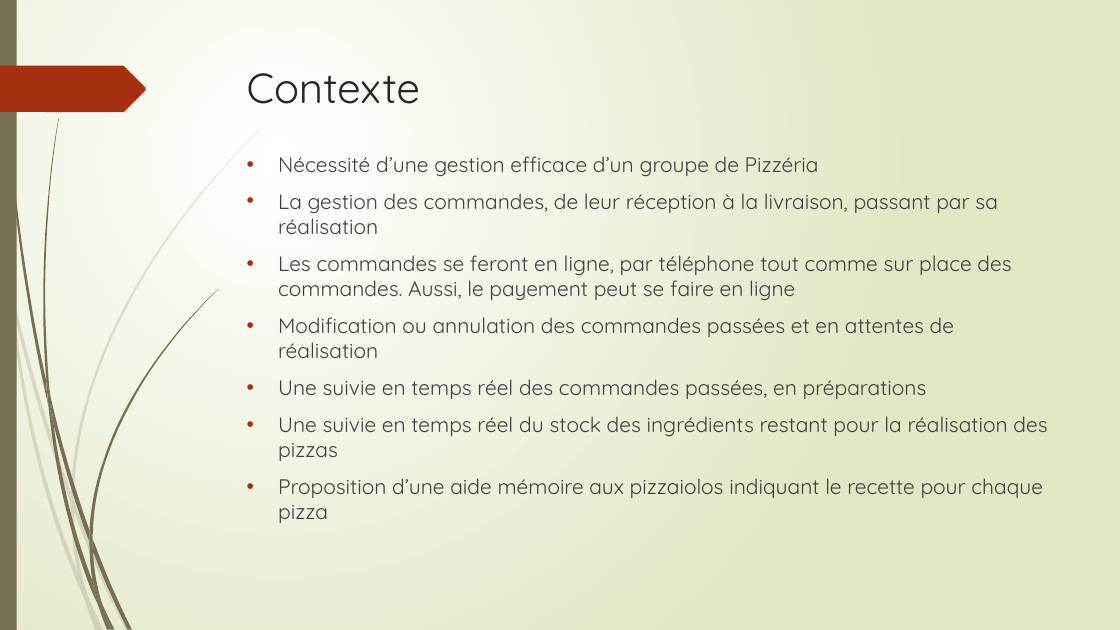
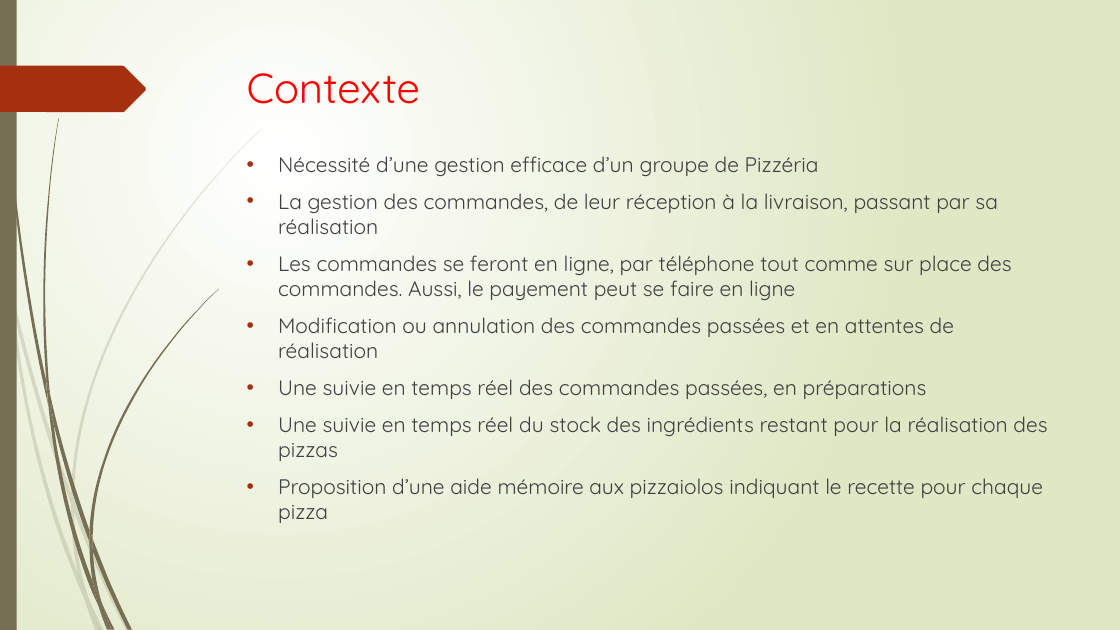
Before and after one commit to enyo10/Project4, a slide deck: slide 2 of OC Pizzeria.pptx. Drawn at 1120x630 pixels with LibreOffice and Linux fonts; fonts in the diff are those of the drawing. Boxes give left, top, right and bottom in pixels: in the first picture for what was removed or moved away, otherwise in the second. Text is boxed around its words. In the diff, an @@ line names an element or a change of style, - is before the commit and + after.

```diff
--- a/OC Pizzeria.pptx
+++ b/OC Pizzeria.pptx
@@ title "Contexte" at bbox=[247, 73, 420, 104]: text colour #262626 to #FF0000 @@
```
Also in this commit, not shown: 6 other slides changed, 1 slide added, 2 slides removed, 7 other files.
